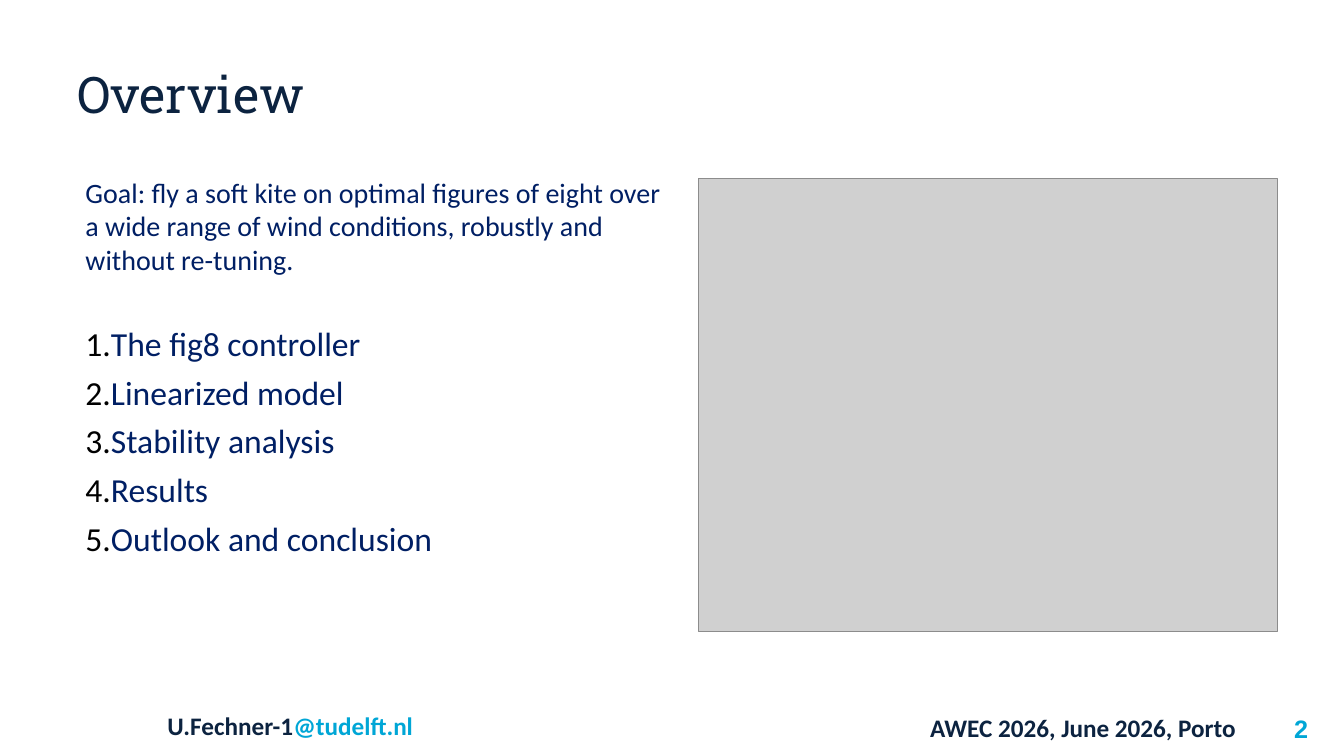
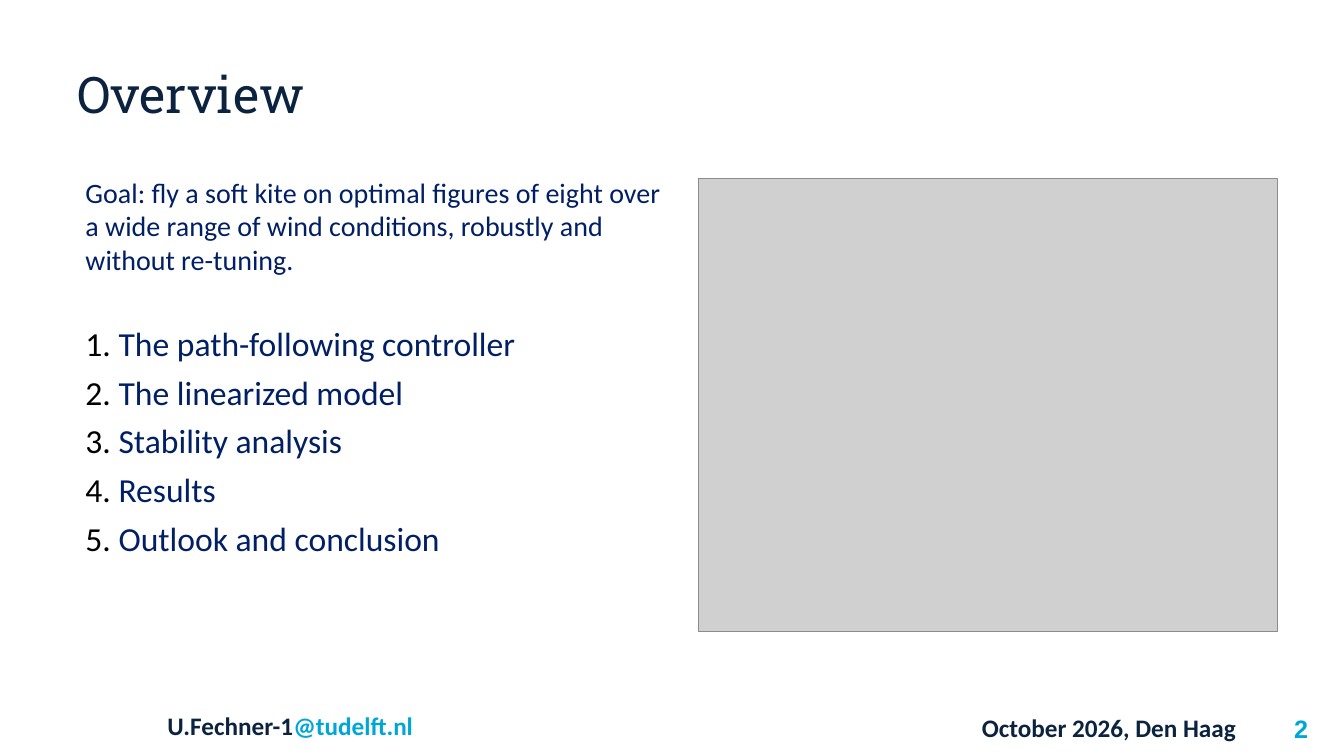
Before and after one commit to OpenSourceAWE/SimpleKiteControllers.jl, a slide deck: slide 2 of presentation/Robust_kite_control_Fechner.odp. Drawn at 1344x756 pixels with LibreOffice and Linux fonts; fonts in the diff are those of the drawing; grey boxes stand for pictures; background and template pictures are left out. Boxes give left, top, right and bottom in pixels: in the first picture for what was removed or moved away, otherwise in the second. Text is boxed around its words. In the diff, an @@ line names an element or a change of style, - is before the commit and + after.

```diff
--- a/presentation/Robust_kite_control_Fechner.odp
+++ b/presentation/Robust_kite_control_Fechner.odp
@@ text at (119,332,515,406): text changed @@
-1. The fig8 controller
-2. Linearized model
+1. The path-following controller
+2. The linearized model
@@ text at (982,719,1236,742): text changed @@
-AWEC 2026, June 2026, Porto
+October 2026, Den Haag
```
Also in this commit, not shown: 10 other slides changed.
